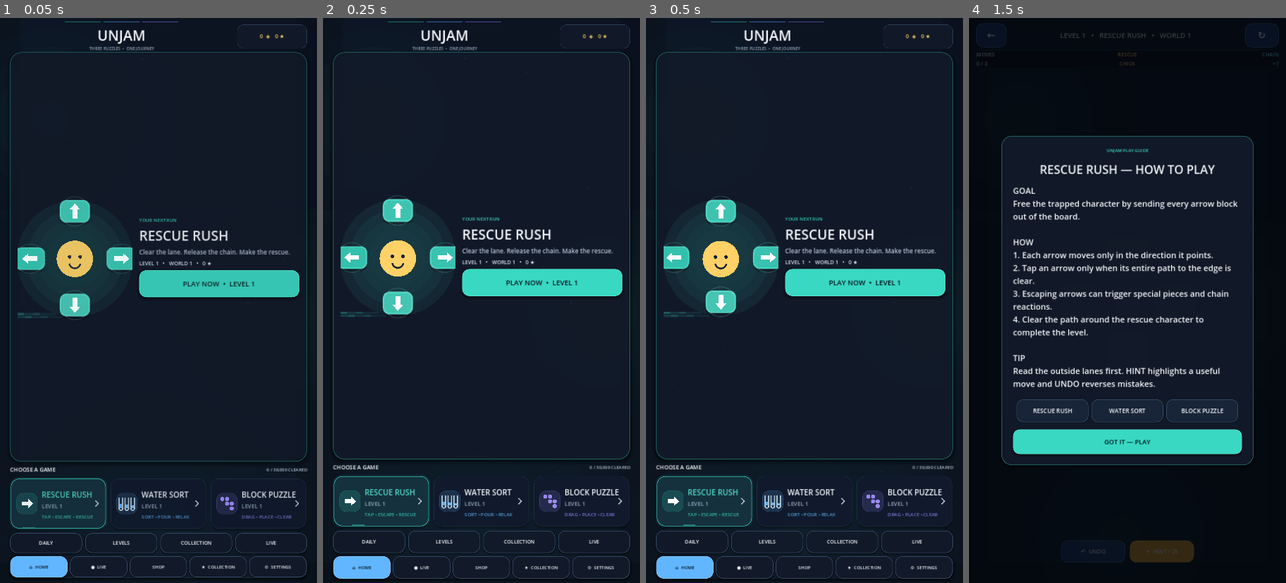
Above: before the commit, frames 1-4 (left to right).
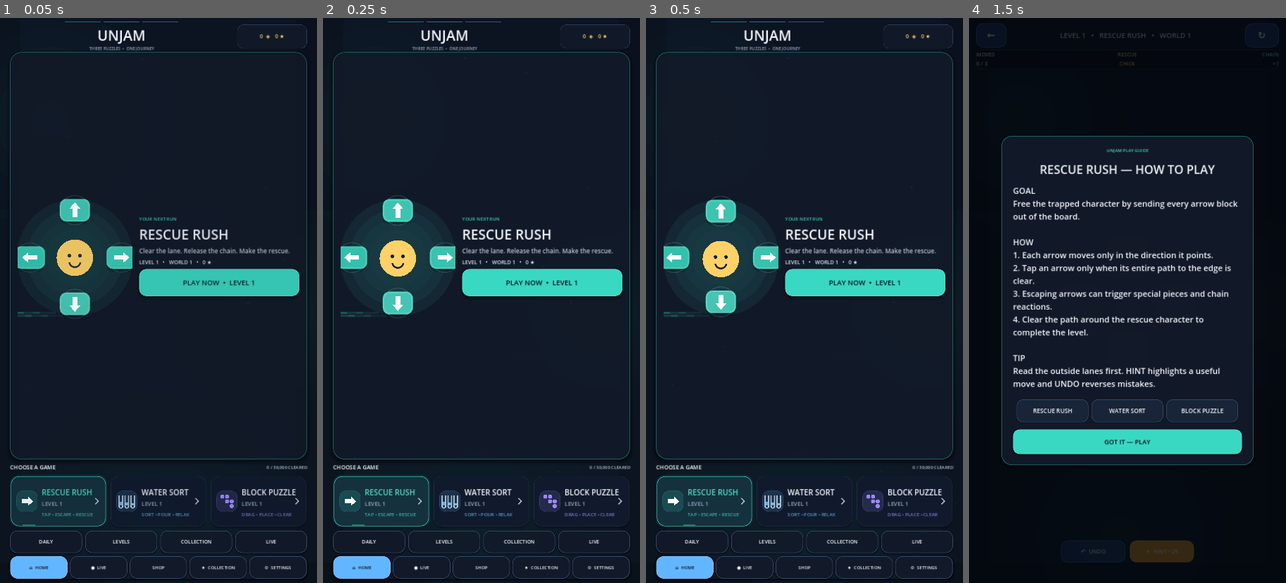
Above: after the commit, the same moments.

Repository: eghosa001/unjam
Game: Godot game, scene res://scenes/Main.tscn
The game is run twice, just before and just after one commit, with the same random seed, the same clock (stepped at 60 frames per second) and the same inputs.
Inputs:
- Up to frame 1 (0.05 s): no input
- Up to frame 2 (0.25 s): no input
- Up to frame 3 (0.5 s): no input
- Up to frame 4 (1.5 s): click "PLAY NOW • LEVEL 1" at 0.5 s; click "1 EASY" at 1.25 s

The runs differ from the first frame. In frame 1, 4.3% of the frame differs, in the area x 3-98%, y 31-100%; in frame 2, nothing differs; in frame 3, nothing differs; in frame 4, nothing differs.

Commit message:
fix: make touch enhancement event driven

Diff:
--- a/scripts/ui/ui_touch_enhancer.gd
+++ b/scripts/ui/ui_touch_enhancer.gd
@@ -5,19 +5,29 @@
 # Keeping two independent drag handlers caused competing footprints and release
 # placement on mobile, which made otherwise-correct dragging feel jittery.
 var host: Control
-var scan_elapsed := 0.0
+var refresh_pending := false
 
 func _ready() -> void:
 	host = get_parent() as Control
-	set_process(true)
 	set_process_input(false)
-	call_deferred("_apply_enhancements")
+	get_tree().node_added.connect(_on_node_added)
+	_queue_enhancements()
 
-func _process(delta: float) -> void:
-	scan_elapsed += delta
-	if scan_elapsed >= 0.18:
-		scan_elapsed = 0.0
-		_apply_enhancements()
+func _on_node_added(node: Node) -> void:
+	if host == null or not is_instance_valid(host):
+		return
+	if node == host or host.is_ancestor_of(node):
+		_queue_enhancements()
+
+func _queue_enhancements() -> void:
+	if refresh_pending:
+		return
+	refresh_pending = true
+	call_deferred("_flush_enhancements")
+
+func _flush_enhancements() -> void:
+	refresh_pending = false
+	_apply_enhancements()
 
 func _apply_enhancements() -> void:
 	if host == null or not is_instance_valid(host):
